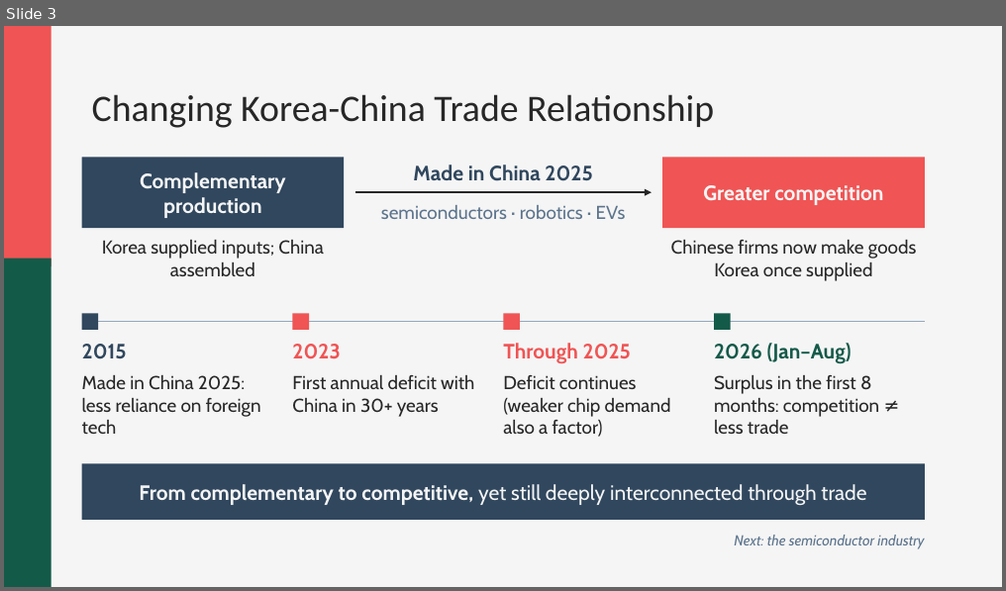
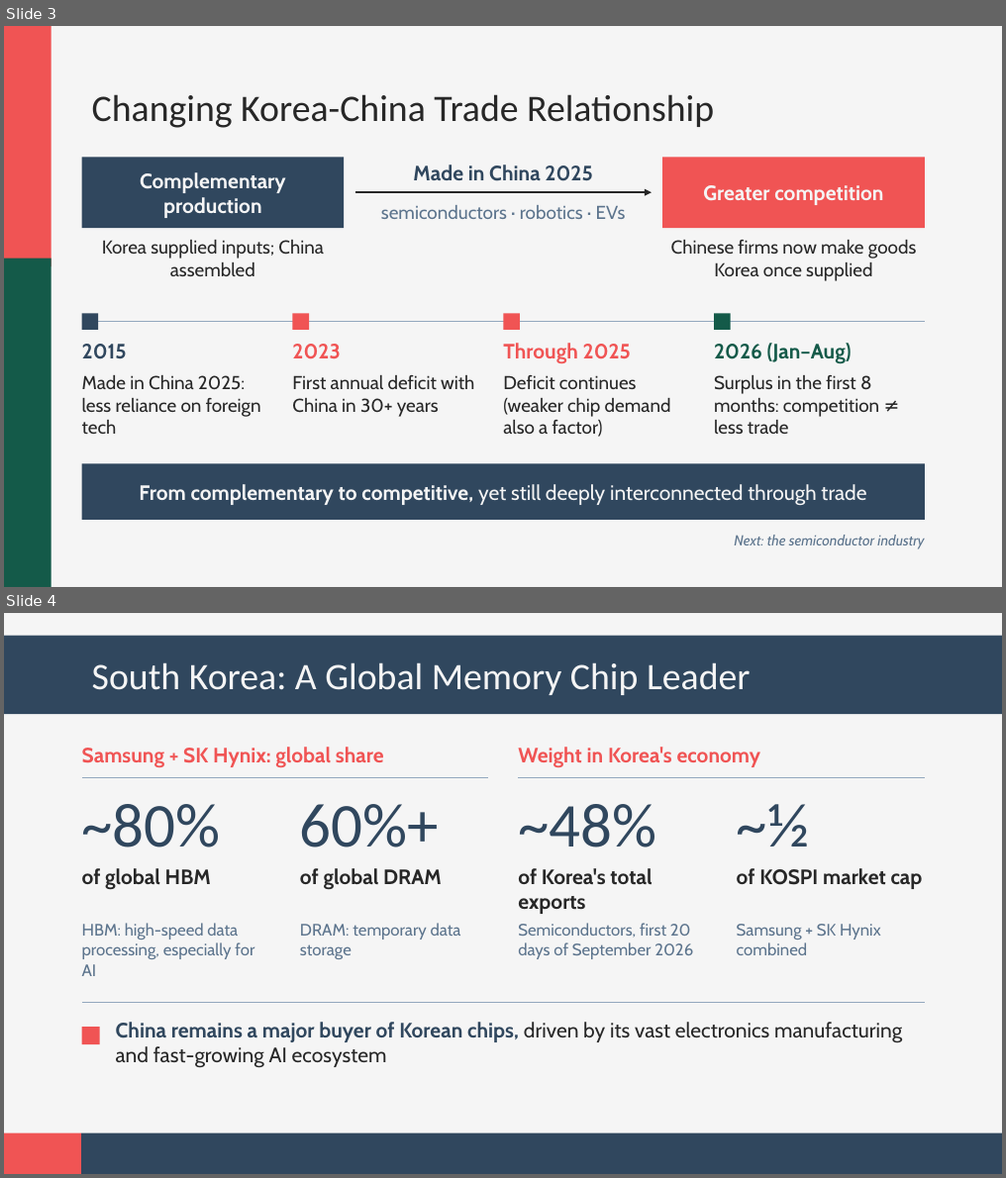
Before and after one commit to andyandrewc21-cyber/owner-repo, a slide deck: korea-china-trade.pptx. Shown one above the other, each under a label of ours: slide 3 before the commit, slides 3 and 4 after it. The pictures are 1006x591 and 1006x1178 pixels, drawn with LibreOffice and Linux fonts; fonts in the diff are those of the drawing. Boxes give left, top, right and bottom in pixels: in the first picture for what was removed or moved away, otherwise in the second. Text is boxed around its words. In the diff, an @@ line names an element or a change of style, - is before the commit and + after.

```diff
--- a/korea-china-trade.pptx
+++ b/korea-china-trade.pptx
@@ slide 4 added at box(4, 613, 1002, 1174), background #F5F5F5 @@
@@ rectangle added at box(4, 636, 1002, 714), fill #30475E @@
@@ title added at box(92, 663, 750, 695), 36 pt, text #F5F5F5 @@
+South Korea: A Global Memory Chip Leader
@@ text added at box(82, 747, 384, 767), 20 pt, text #F05454, bold @@
+Samsung + SK Hynix: global share
@@ text added at box(518, 747, 761, 767), 20 pt, text #F05454, bold @@
+Weight in Korea's economy
@@ line added from (82, 777) to (488, 777), #93A8BE 0.75 pt @@
@@ line added from (519, 777) to (925, 777), #93A8BE 0.75 pt @@
@@ text added at box(82, 804, 221, 848), 60 pt, text #30475E @@
+~80%
@@ text added at box(300, 804, 439, 848), 60 pt, text #30475E @@
+60%+
@@ text added at box(518, 804, 656, 848), 60 pt, text #30475E @@
+~48%
@@ text added at box(737, 804, 810, 847), 60 pt, text #30475E @@
+~½
@@ text added at box(82, 868, 211, 890), 20 pt, text #272727, bold @@
+of global HBM
@@ text added at box(300, 868, 442, 890), 20 pt, text #272727, bold @@
+of global DRAM
@@ text added at box(518, 868, 651, 914), 20 pt, text #272727, bold @@
+of Korea's total exports
@@ text added at box(737, 868, 923, 889), 20 pt, text #272727, bold @@
+of KOSPI market cap
@@ text added at box(82, 923, 254, 976), 16 pt, text #5C748D @@
+HBM: high-speed data processing, especially for AI
@@ text added at box(300, 923, 461, 959), 16 pt, text #5C748D @@
+DRAM: temporary data storage
@@ text added at box(518, 923, 693, 959), 16 pt, text #5C748D @@
+Semiconductors, first 20 days of September 2026
@@ text added at box(737, 924, 881, 956), 16 pt, text #5C748D @@
+Samsung + SK Hynix combined
@@ line added from (82, 1002) to (925, 1002), #93A8BE 0.75 pt @@
@@ rectangle added at box(82, 1027, 100, 1045), fill #F05454 @@
@@ text added at box(116, 1022, 902, 1068), 20 pt, text #272727 @@
+China remains a major buyer of Korean chips, driven by its vast electronics manufacturing and fast-growing AI ecosystem
@@ rectangle added at box(4, 1134, 81, 1174), fill #F05454 @@
@@ rectangle added at box(81, 1134, 1002, 1174), fill #30475E @@
```
Also in this commit, not shown: 1 other slide added.
